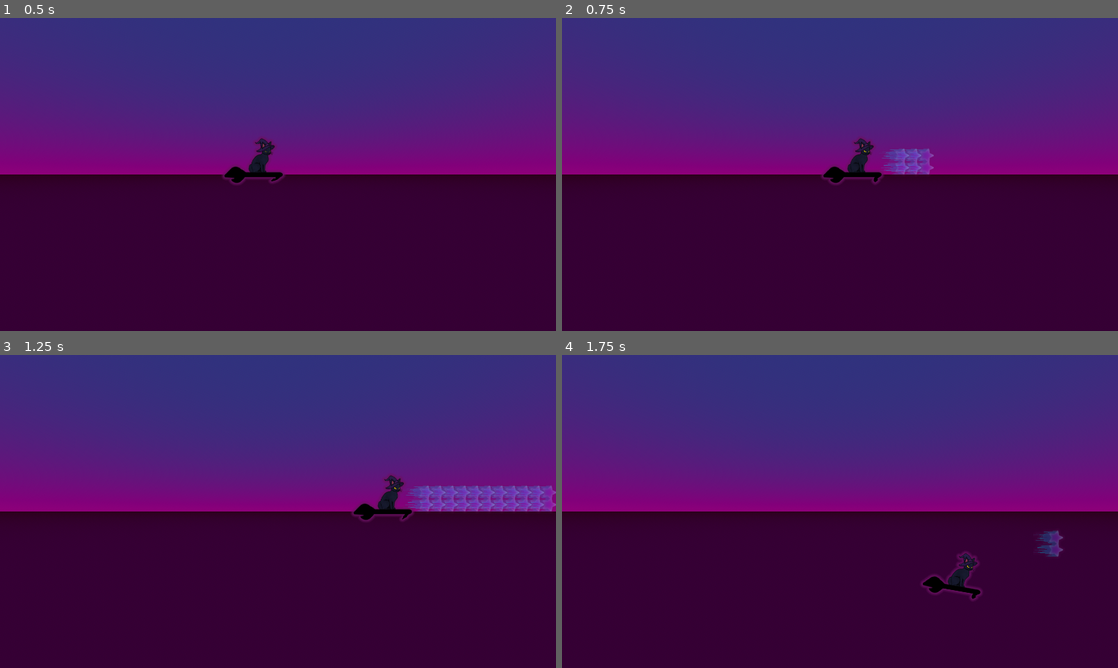
Above: before the commit, frames 1-4 (two rows, left to right).
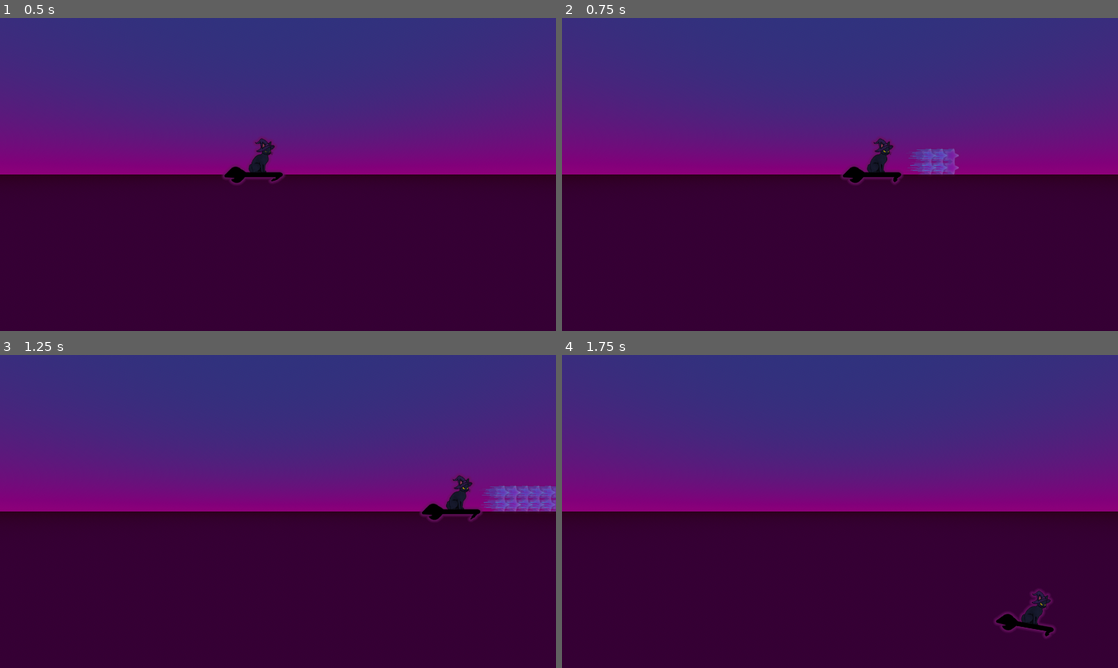
Above: after the commit, the same moments.

Repository: bsu-cs315/fp-brfairchild
Game: Godot game, scene res://title/title.tscn
The game is run twice, just before and just after one commit, with the same random seed, the same clock (stepped at 60 frames per second) and the same inputs.
Inputs:
- Up to frame 1 (0.5 s): no input
- Up to frame 2 (0.75 s): tap Enter at 0.5 s; hold Right (move_right) from 0.53 s (still down); hold Z (shoot) from 0.53 s (still down)
- Up to frame 3 (1.25 s): keep holding Right (move_right); keep holding Z (shoot)
- Up to frame 4 (1.75 s): release Right (move_right) at 1.28 s; release Z (shoot) at 1.28 s; hold Down (move_down) from 1.28 s (still down); tap Shift (focus) at 1.35 s; tap Z (shoot) at 1.55 s

Frame 1 is identical in both runs. In frame 2, 1.7% of the frame differs, in the area x 46-72%, y 38-54%; in frame 3, 2.2%, in the area x 63-100%, y 38-54%; in frame 4, 1.6%.

Commit message:
Add player bullet pool.

Diff:
--- a/project/player/player.gd
+++ b/project/player/player.gd
@@ -1,15 +1,30 @@
 extends CharacterBody2D
 
-@export var speed := 425
+@export var speed := 650
 @export var focus_speed := 175
 @export var tilt_amount := 10.0
 @export var bullet_scene: PackedScene
 @export var bullet_offset := 80.0
 @export var shoot_delay := 0.05
+@export var bullet_pool_size := 45
 
 @onready var player_sprite = $AnimatedSprite2D
 
 var shoot_timer := 0.0
+var bullet_pool: Array[Node2D] = []
+var active_bullets: Array[Node2D] = []
+
+
+func _ready():
+	call_deferred("_initialize_bullet_pool")
+
+
+func _initialize_bullet_pool():
+	for i in bullet_pool_size:
+		var bullet = bullet_scene.instantiate()
+		bullet.visible = false
+		bullet_pool.append(bullet)
+		get_parent().add_child(bullet)
 
 
 func _process(delta: float):
@@ -37,9 +52,29 @@
 	if Input.is_action_pressed("shoot") and shoot_timer <= 0:
 		spawn_bullet()
 		shoot_timer = shoot_delay
+	for bullet in active_bullets:
+		if is_bullet_off_screen(bullet):
+			recycle_bullet(bullet)
 
 
 func spawn_bullet():
-	var bullet = bullet_scene.instantiate()
-	bullet.position = global_position + Vector2(bullet_offset, 0)
-	get_parent().add_child(bullet)
+	if bullet_pool.size() > 0:
+		var bullet = bullet_pool.pop_back()
+		bullet.position = global_position + Vector2(bullet_offset, 0)
+		bullet.visible = true
+		active_bullets.append(bullet)
+	else:
+		pass
+
+
+func recycle_bullet(bullet: Node2D):
+	bullet.visible = false
+	bullet.position = Vector2(-1000, -1000)
+	active_bullets.erase(bullet)
+	bullet_pool.append(bullet)
+
+
+func is_bullet_off_screen(bullet: Node2D) -> bool:
+	var screen_size = get_viewport_rect().size
+	return (bullet.position.x < 0 or bullet.position.x > screen_size.x or
+			bullet.position.y < 0 or bullet.position.y > screen_size.y)
--- a/project/player_bullet/player_bullet_1.gd
+++ b/project/player_bullet/player_bullet_1.gd
@@ -1,13 +1,7 @@
 extends Area2D
 
-@export var speed: float = 850
-@export var direction: Vector2 = Vector2(1, 0)  # Initial direction, e.g., right
+@export var speed: float = 1050
+@export var direction: Vector2 = Vector2(1, 0)
 
 func _process(delta: float):
-	# Move bullet in the set direction
 	position += direction * speed * delta
-
-	# Check if bullet is off-screen, then queue it for deletion
-	var screen_size = get_viewport_rect().size
-	if position.x < 0 or position.x > screen_size.x or position.y < 0 or position.y > screen_size.y:
-		queue_free()
